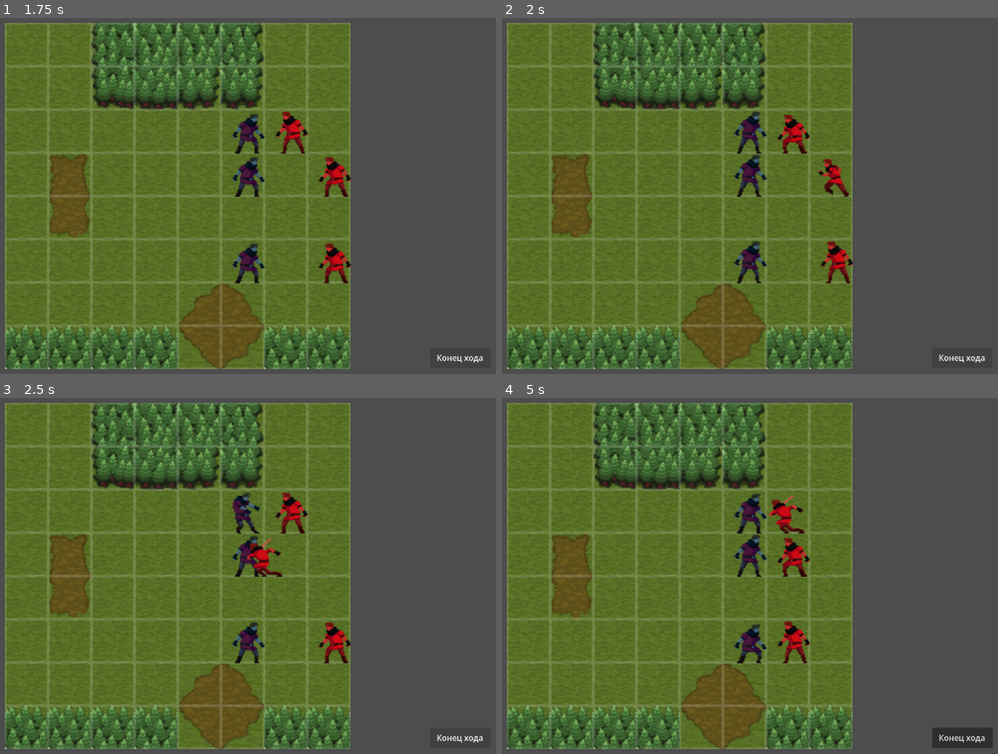
Above: before the commit, frames 1-4 (two rows, left to right).
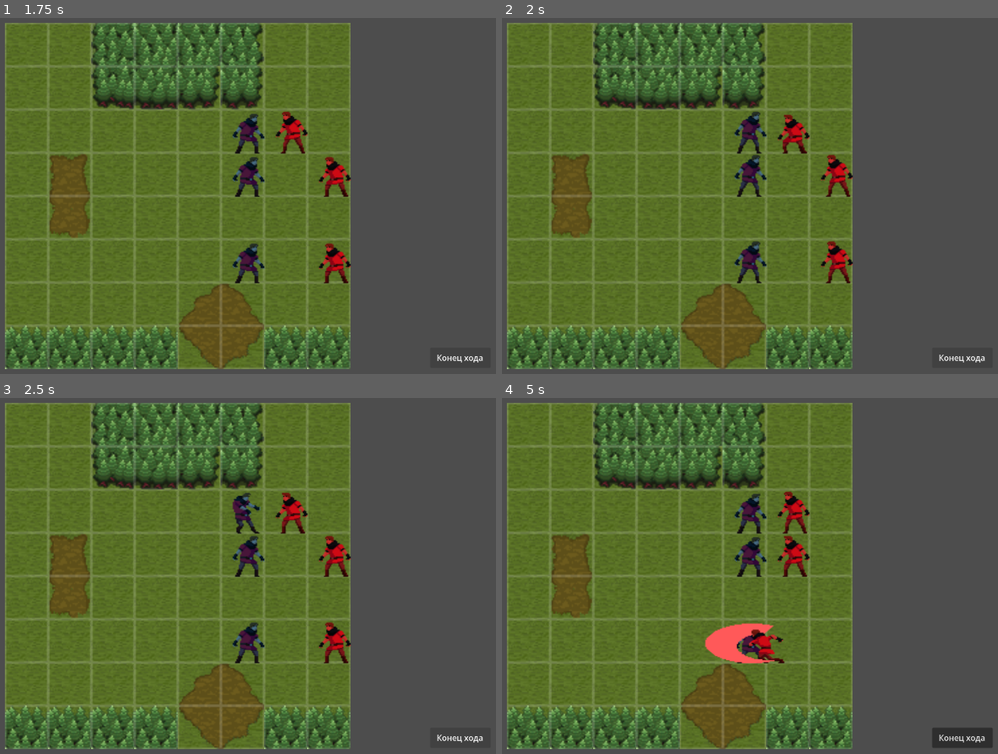
Above: after the commit, the same moments.

Repository: mikhalenkoilya/GodotTest
Game: Godot game, scene res://scenes/world.tscn
The game is run twice, just before and just after one commit, with the same random seed, the same clock (stepped at 60 frames per second) and the same inputs. This scene is started directly instead of the project's main scene.
Inputs (mouse positions are in pixels of both pictures, inside the frame that each line leads up to):
- Up to frame 1 (1.75 s): click "Конец хода" at 0.5 s; click "Конец хода" at 1.25 s
- Up to frame 2 (2 s): no input
- Up to frame 3 (2.5 s): click "Конец хода" at 2 s
- Up to frame 4 (5 s): tap Enter at 2.75 s; move the mouse to (819, 558) at 2.77 s; hold Keypad Enter (end_turn) 2.78-3.53 s; click (819, 558) at 2.92 s; tap Space at 3.02, 3.05, 3.32, 3.6, 3.77, 4.07, 4.55 s; move the mouse to (551, 593) at 3.52 s; click (551, 593) at 3.67 s; tap Keypad Enter (end_turn) at 3.8 s; move the mouse to (745, 497) at 4.27 s; hold Keypad Enter (end_turn) from 4.28 s (still down); click (745, 497) at 4.42 s

Frame 1 is identical in both runs. In frame 2, 0.4% of the frame differs, in the area x 63-71%, y 38-51%; in frame 3, 0.7%; in frame 4, 2.6%, in the area x 40-63%, y 26-75%.

Commit message:
Update TurnManager.gd counterattack

Diff:
--- a/turn-based-test/Scripts/TurnManager.gd
+++ b/turn-based-test/Scripts/TurnManager.gd
@@ -1,5 +1,6 @@
 @tool
 extends Node2D
+
 const PLAYER_ACTOR_SCENE = preload("res://scenes/actor_player.tscn")
 
 signal turn_changed(is_player_turn: bool)
@@ -7,14 +8,11 @@
 
 var tile_map: TileMapLayer = null
 var grid_layer: TileMapLayer = null
-
 var friendly_actors: Array[Actor] = []
 var enemy_actors: Array[Actor] = []
 var friendly_remaining_moves: Array[Actor] = []
-
 var selected_actor: Actor = null
 var actor_start_global_pos: Vector2 = Vector2.ZERO
-
 var reachable_cells: Dictionary = {}
 
 enum Turn { USER, AI }
@@ -22,7 +20,6 @@
 
 enum Phase { MOVE, ATTACK }
 var current_phase: Phase = Phase.MOVE
-
 var highlighted_cells: Array[Vector2i] = []
 var is_processing_move: bool = false
 
@@ -32,16 +29,13 @@
 
 var ui_layer: CanvasLayer = null
 var end_turn_button: Button = null
-# ✅ NEW: Custom attack cursors based on damage type
-# Create these files in res://ART/cursors/ (or change the paths to match your project)
-const CURSOR_SWORD = preload("res://ART/cursors/sword.png")      # Physical damage
-const CURSOR_MAGIC = preload("res://ART/cursors/wand.png")      # Magic damage
-const CURSOR_DEFAULT = preload("res://ART/cursors/arrow.png")  # Normal arrow (optional fallback)
-
-# Hotspot = the "tip" of the cursor (where clicks register). Center of a 32x32 image = Vector2(16, 16)
+
+# ✅ Custom attack cursors based on damage type
+const CURSOR_SWORD = preload("res://ART/cursors/sword.png") # Physical damage
+const CURSOR_MAGIC = preload("res://ART/cursors/wand.png") # Magic damage
+const CURSOR_DEFAULT = preload("res://ART/cursors/arrow.png") # Normal arrow (optional fallback)
 const CURSOR_HOTSPOT = Vector2(16, 16)
 
-# FIX 2: Use correct path to CombatUI (sibling of Tiles, not child of TurnManager)
 @onready var combat_ui: Node = get_node_or_null("../CombatUI")
 
 func _ready() -> void:
@@ -50,7 +44,6 @@
 	tile_map = get_parent() as TileMapLayer
 	grid_layer = tile_map.get_node_or_null("GridLayer") as TileMapLayer
 
-	# Fallback: search for CombatUI if the path above fails
 	if not combat_ui:
 		combat_ui = get_tree().root.find_child("CombatUI", true, false)
 		if combat_ui:
@@ -69,18 +62,16 @@
 		friendly_actors.append(actor)
 	else:
 		enemy_actors.append(actor)
-	actor.died.connect(_on_actor_died, CONNECT_ONE_SHOT)
+	actor.died.connect(_on_actor_died)
 
 func _on_actor_died(actor: Actor) -> void:
 	friendly_actors.erase(actor)
 	enemy_actors.erase(actor)
 	friendly_remaining_moves.erase(actor)
-
 	if selected_actor == actor:
 		selected_actor = null
 		_clear_highlight()
 		current_phase = Phase.MOVE
-
 	actor.queue_free()
 	_check_win_conditions()
 
@@ -100,30 +91,25 @@
 func _input(event: InputEvent) -> void:
 	if event is InputEventMouseMotion:
 		_update_hover_stats()
-
-		# Update cursor while moving the mouse
 		if current_turn == Turn.USER and tile_map:
 			var target_cell = tile_map.local_to_map(tile_map.get_local_mouse_position())
 			_update_attack_cursor(target_cell)
 		return
 
-	#  Spacebar ends the currently selected character's turn
 	if event is InputEventKey and event.pressed and not event.is_echo():
 		if event.keycode == KEY_SPACE:
 			if current_turn == Turn.USER and not is_processing_move and selected_actor != null:
-				_complete_actor_turn() # Ends ONLY this character's turn
+				_complete_actor_turn()
 			return
-
-	if event.is_action_pressed("end_turn"):
-		_on_end_turn_button_pressed()
-		return
+		if event.is_action_pressed("end_turn"):
+			_on_end_turn_button_pressed()
+			return
 
 	if Engine.is_editor_hint() or is_processing_move or current_turn != Turn.USER:
 		return
 
 	if event is InputEventMouseButton and event.pressed:
 		var target_cell = tile_map.local_to_map(tile_map.get_local_mouse_position())
-
 		if event.button_index == MOUSE_BUTTON_RIGHT:
 			_cancel_current_action()
 		elif event.button_index == MOUSE_BUTTON_LEFT:
@@ -132,52 +118,57 @@
 func _cancel_current_action() -> void:
 	if current_phase == Phase.ATTACK and selected_actor != null:
 		selected_actor.global_position = actor_start_global_pos
-
-	selected_actor = null
-	_clear_highlight()
-	current_phase = Phase.MOVE
-
-	# ✅ Reset cursor when canceling (right-click)
+		selected_actor = null
+		_clear_highlight()
+		current_phase = Phase.MOVE
 	Input.set_custom_mouse_cursor(CURSOR_DEFAULT, Input.CURSOR_ARROW, CURSOR_HOTSPOT)
 
 func _handle_left_click(target_cell: Vector2i) -> void:
 	if current_phase == Phase.MOVE:
 		var clicked_friendly = _get_actor_at_cell(target_cell, friendly_actors)
-
 		if clicked_friendly and clicked_friendly in friendly_remaining_moves:
 			selected_actor = clicked_friendly
 			actor_start_global_pos = selected_actor.global_position
 			_highlight_available_moves(selected_actor)
-
 			if combat_ui: combat_ui.update_player_stats(selected_actor)
 			return
 
 		if selected_actor:
-			# FIX 1: Check reachable_cells BEFORE clearing highlights
 			if target_cell in reachable_cells:
 				is_processing_move = true
 				var move_success = await _try_move_actor(selected_actor, target_cell)
 				is_processing_move = false
-				_clear_highlight() # NOW clear after move attempt
+				_clear_highlight()
 				if move_success:
 					_switch_to_attack_phase()
 				else:
-					# Move failed, re-highlight
 					_highlight_available_moves(selected_actor)
 			else:
 				_switch_to_attack_phase()
 
 	elif current_phase == Phase.ATTACK and selected_actor:
+		var actor_cell = tile_map.local_to_map(tile_map.to_local(selected_actor.global_position))
+		if target_cell == actor_cell or not target_cell in highlighted_cells:
+			_complete_actor_turn()
+			return
+
 		var target_enemy = _get_actor_at_cell(target_cell, enemy_actors)
-
-		# ONLY proceed if we actually clicked on a valid enemy within attack range
-		if target_enemy and target_cell in highlighted_cells:
+		if target_enemy:
 			var attacker = selected_actor
-
-			await attacker.perform_attack()
-
-			if is_instance_valid(attacker) and is_instance_valid(target_enemy):
-				target_enemy.take_damage(attacker.attack_damage, attacker.attack_type)
+			var target = target_enemy
+
+			await attacker.perform_attack(target)
+
+			if is_instance_valid(attacker) and is_instance_valid(target) and not target.is_dead:
+				# Добавлен await для корректного ожидания анимации получения урона
+				await target.take_damage(attacker.attack_damage, attacker.attack_type)
+
+				# 🔄 НОВАЯ ЛОГИКА: Ответная атака
+				if not target.is_dead and target.class_data and target.class_data.can_counter_attack:
+					print("🔄 %s выполняет ответную атаку по %s!" % [target.name, attacker.name])
+					await target.perform_attack(attacker)
+					if is_instance_valid(attacker) and not attacker.is_dead:
+						await attacker.take_damage(target.attack_damage, target.attack_type)
 
 			_complete_actor_turn()
 
@@ -188,28 +179,21 @@
 func _complete_actor_turn() -> void:
 	if selected_actor != null:
 		friendly_remaining_moves.erase(selected_actor)
-
-	selected_actor = null
-	_clear_highlight()
-	current_phase = Phase.MOVE
-
-	# ✅ Reset cursor when finishing a character's turn
-	Input.set_custom_mouse_cursor(CURSOR_DEFAULT, Input.CURSOR_ARROW, CURSOR_HOTSPOT)
-
-	if friendly_remaining_moves.is_empty():
-		await _end_user_turn()
+		selected_actor = null
+		_clear_highlight()
+		current_phase = Phase.MOVE
+		Input.set_custom_mouse_cursor(CURSOR_DEFAULT, Input.CURSOR_ARROW, CURSOR_HOTSPOT)
+		if friendly_remaining_moves.is_empty():
+			await _end_user_turn()
 
 func _on_end_turn_button_pressed() -> void:
 	if current_turn != Turn.USER or is_processing_move: return
-
 	if selected_actor != null and current_phase == Phase.ATTACK:
 		selected_actor.global_position = actor_start_global_pos
-
-	friendly_remaining_moves.clear()
-	selected_actor = null
-	_clear_highlight()
-	current_phase = Phase.MOVE
-
+		friendly_remaining_moves.clear()
+		selected_actor = null
+		_clear_highlight()
+		current_phase = Phase.MOVE
 	await _end_user_turn()
 
 func _end_user_turn() -> void:
@@ -217,30 +201,24 @@
 	_clear_highlight()
 	await get_tree().create_timer(0.4).timeout
 	await _make_ai_moves_and_attacks()
-
-	# ✅ FIX: Transition back to player's turn after AI finishes all actions
 	_start_new_round()
 
 func _make_ai_moves_and_attacks() -> void:
 	var active_enemies = enemy_actors.filter(func(e): return is_instance_valid(e) and not e.is_dead)
-
 	for enemy in active_enemies:
+		if not is_instance_valid(enemy) or enemy.is_dead: continue
 
 		var target_player = _find_closest_friendly(enemy)
 		if not target_player: continue
 
 		var ai_cell = tile_map.local_to_map(tile_map.to_local(enemy.global_position))
 		var user_cell = tile_map.local_to_map(tile_map.to_local(target_player.global_position))
-
 		var attack_range = enemy.class_data.attack_range if enemy.class_data else 1
 		var total_distance = abs(user_cell.x - ai_cell.x) + abs(user_cell.y - ai_cell.y)
 
 		if total_distance > attack_range:
 			var move_range = enemy.class_data.move_range if enemy.class_data else 3
-
-			# FIX 3: Removed unused is_ai parameter
 			var ai_reachable = _calculate_reachable_cells(ai_cell, move_range)
-
 			var best_cell = ai_cell
 			var best_distance = total_distance
 
@@ -261,16 +239,22 @@
 
 		if final_dist <= attack_range:
 			print("🤖 %s наносит удар по %s" % [enemy.name, target_player.name])
-
 			var attacker = enemy
-			var target = target_player # ✅ Store target reference
-
-			# ✅ Pass the target to perform_attack for the offset lunge
+			var target = target_player
+
 			await attacker.perform_attack(target)
 			await get_tree().create_timer(0.2).timeout
 
 			if is_instance_valid(attacker) and is_instance_valid(target) and not target.is_dead:
-				target.take_damage(attacker.attack_damage, attacker.attack_type)
+				# Добавлен await для корректного ожидания анимации получения урона
+				await target.take_damage(attacker.attack_damage, attacker.attack_type)
+
+				# 🔄 НОВАЯ ЛОГИКА: Ответная атака
+				if not target.is_dead and target.class_data and target.class_data.can_counter_attack:
+					print("🔄 %s выполняет ответную атаку по %s!" % [target.name, attacker.name])
+					await target.perform_attack(attacker)
+					if is_instance_valid(attacker) and not attacker.is_dead:
+						await attacker.take_damage(target.attack_damage, target.attack_type)
 
 func _find_closest_friendly(enemy: Actor) -> Actor:
 	var closest: Actor = null
@@ -288,7 +272,6 @@
 func _check_win_conditions() -> void:
 	var live_friendlies = friendly_actors.filter(func(a): return is_instance_valid(a) and not a.is_dead)
 	var live_enemies = enemy_actors.filter(func(e): return is_instance_valid(e) and not e.is_dead)
-
 	if live_friendlies.is_empty():
 		game_over.emit(false)
 	elif live_enemies.is_empty():
@@ -298,7 +281,6 @@
 	if not tile_map: return 1
 	var tile_data = tile_map.get_cell_tile_data(cell)
 	if not tile_data: return 1
-
 	var cost = tile_data.get_custom_data("move_cost")
 	if cost <= 0:
 		return 9999
@@ -313,20 +295,15 @@
 		var current = queue.pop_front()
 		var cell: Vector2i = current[0]
 		var cost: int = current[1]
-
 		var neighbors = [
 			cell + Vector2i(1, 0), cell + Vector2i(-1, 0),
 			cell + Vector2i(0, 1), cell + Vector2i(0, -1)
 		]
-
 		for n in neighbors:
 			if reachable.has(n): continue
-
 			var tile_cost = _get_tile_cost(n)
 			if tile_cost >= 9999: continue
-
 			if _is_cell_occupied(n): continue
-
 			var new_cost = cost + tile_cost
 			if new_cost <= max_cost:
 				reachable[n] = new_cost
@@ -340,9 +317,7 @@
 	var actor_cell = tile_map.local_to_map(tile_map.to_local(actor.global_position))
 	var move_range = actor.class_data.move_range if actor.class_data else 3
 	var source_id = _get_valid_source_id()
-
 	reachable_cells = _calculate_reachable_cells(actor_cell, move_range)
-
 	for cell in reachable_cells:
 		grid_layer.set_cell(cell, source_id, HIGHLIGHT_ATLAS_COORDS)
 		highlighted_cells.append(cell)
@@ -352,7 +327,6 @@
 	var actor_cell = tile_map.local_to_map(tile_map.to_local(actor.global_position))
 	var source_id = _get_valid_source_id()
 	var attack_range = actor.class_data.attack_range if actor.class_data else 1
-
 	for x in range(-attack_range, attack_range + 1):
 		for y in range(-attack_range, attack_range + 1):
 			var distance = abs(x) + abs(y)
@@ -366,23 +340,17 @@
 	for cell in highlighted_cells:
 		grid_layer.set_cell(cell, -1, Vector2i(-1, -1))
 	highlighted_cells.clear()
-	# FIX 1: Don't clear reachable_cells here - it's needed for movement validation
-	# reachable_cells.clear() # REMOVED - now cleared in _complete_actor_turn and _start_new_round
 
 func _try_move_actor(actor: Actor, target_cell: Vector2i) -> bool:
 	if _is_cell_occupied(target_cell): return false
-
 	if not reachable_cells.has(target_cell):
 		return false
-
 	var target_global_pos = tile_map.to_global(tile_map.map_to_local(target_cell))
 	await actor.move_to(target_global_pos)
 	return true
 
-# Direct move for AI (bypasses reachable_cells check since AI calculates its own)
 func _try_move_actor_direct(actor: Actor, target_cell: Vector2i) -> bool:
 	if _is_cell_occupied(target_cell): return false
-
 	var target_global_pos = tile_map.to_global(tile_map.map_to_local(target_cell))
 	await actor.move_to(target_global_pos)
 	return true
@@ -417,7 +385,6 @@
 	ui_layer = CanvasLayer.new()
 	ui_layer.layer = 10
 	add_child(ui_layer)
-
 	end_turn_button = Button.new()
 	end_turn_button.text = "Конец хода"
 	end_turn_button.size = Vector2(120, 40)
@@ -430,34 +397,27 @@
 
 func _update_hover_stats() -> void:
 	if current_turn != Turn.USER or not tile_map: return
-
 	var local_mouse_pos = tile_map.get_local_mouse_position()
 	var target_cell = tile_map.local_to_map(local_mouse_pos)
-
 	var hovered_actor = _get_actor_at_cell(target_cell, friendly_actors + enemy_actors)
-
 	if combat_ui:
 		if hovered_actor and hovered_actor != selected_actor:
 			combat_ui.update_target_stats(hovered_actor)
 		else:
 			combat_ui.clear_target_stats()
-# Dynamically change the mouse cursor based on attack type & target validity
+
 func _update_attack_cursor(target_cell: Vector2i) -> void:
 	if current_phase != Phase.ATTACK or not selected_actor:
-		# Reset to default cursor when not attacking
 		Input.set_custom_mouse_cursor(CURSOR_DEFAULT, Input.CURSOR_ARROW, CURSOR_HOTSPOT)
 		return
 
-	# Check if hovering over a valid enemy target
 	var target_enemy = _get_actor_at_cell(target_cell, enemy_actors)
 	var is_valid_target = target_enemy != null and target_cell in highlighted_cells
 
 	if is_valid_target:
-		# Show attack-type-specific cursor
 		if selected_actor.attack_type == ClassData.AttackType.PHYSICAL:
 			Input.set_custom_mouse_cursor(CURSOR_SWORD, Input.CURSOR_ARROW, CURSOR_HOTSPOT)
 		else:
 			Input.set_custom_mouse_cursor(CURSOR_MAGIC, Input.CURSOR_ARROW, CURSOR_HOTSPOT)
 	else:
-		# Hovering over empty/invalid cell during attack phase -> show a "blocked" or default cursor
 		Input.set_custom_mouse_cursor(CURSOR_DEFAULT, Input.CURSOR_ARROW, CURSOR_HOTSPOT)
